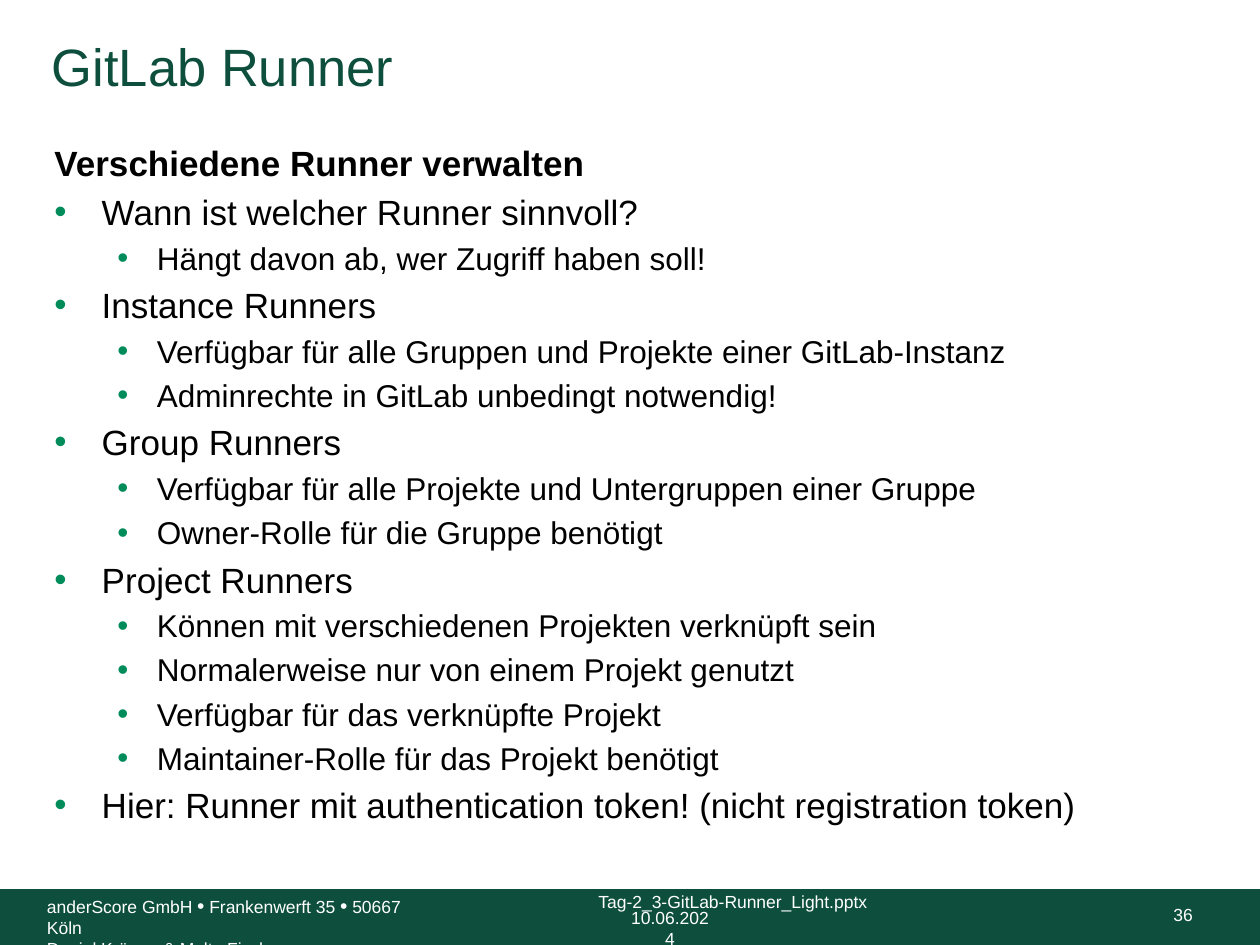
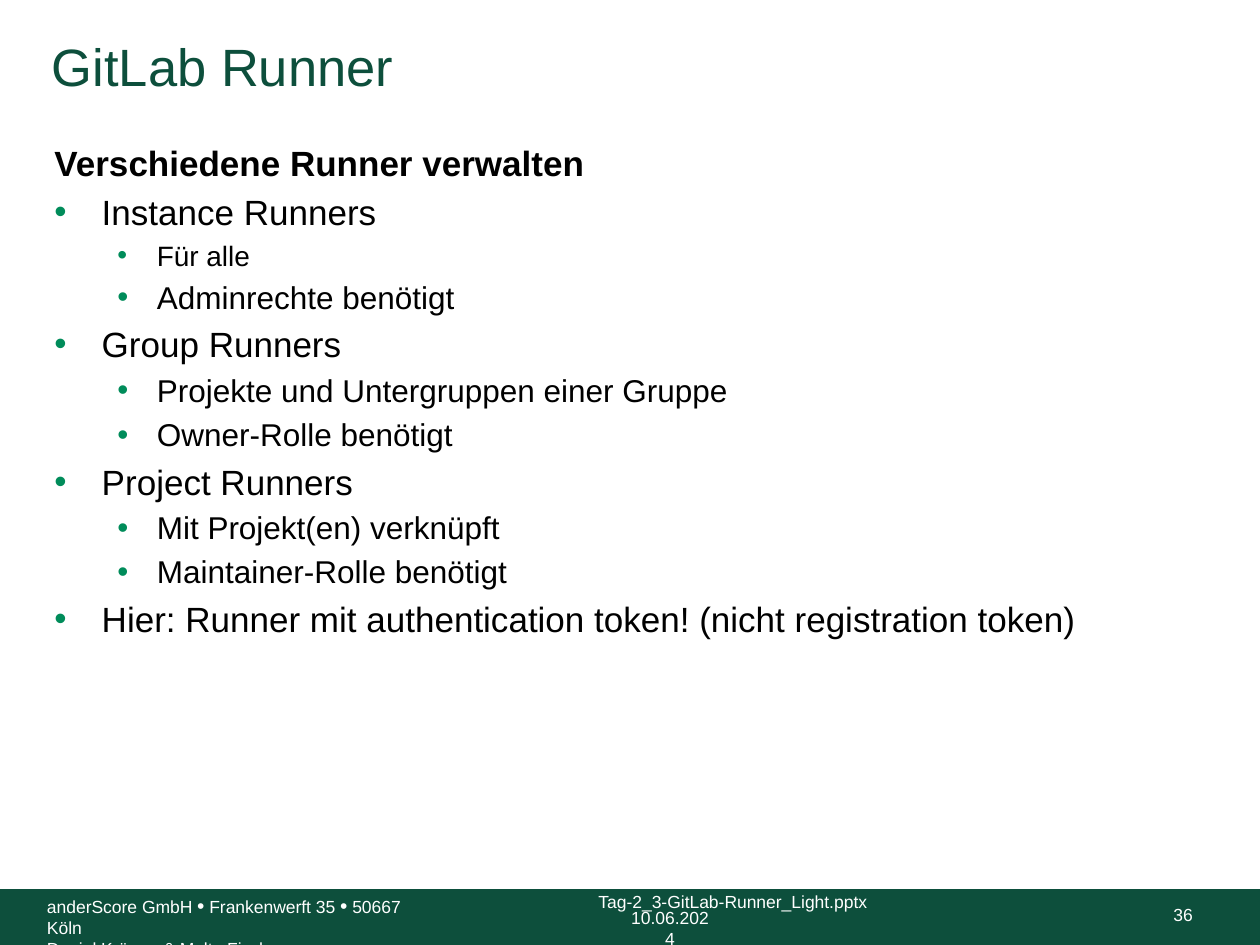
Before and after one commit to anderscore-gmbh/gitlab, a slide deck: slide 36 of slides/Tag-2_3-GitLab-Runner_Light.pptx. Drawn at 1260x945 pixels with LibreOffice and Linux fonts; fonts in the diff are those of the drawing; background and template pictures are left out. Boxes give left, top, right and bottom in pixels: in the first picture for what was removed or moved away, otherwise in the second. Text is boxed around its words. In the diff, an @@ line names an element or a change of style, - is before the commit and + after.

```diff
--- a/slides/Tag-2_3-GitLab-Runner_Light.pptx
+++ b/slides/Tag-2_3-GitLab-Runner_Light.pptx
@@ text at [102,199,706,276]: paragraphs removed @@
-• Wann ist welcher Runner sinnvoll?
-  • Hängt davon ab, wer Zugriff haben soll!
@@ text at [157,245,454,315]: text changed @@
-  • Verfügbar für alle Gruppen und Projekte einer GitLab-Instanz
-  • Adminrechte in GitLab unbedingt notwendig!
+  • Für alle
+  • Adminrechte benötigt
@@ text at [157,379,727,452]: text changed @@
-  • Verfügbar für alle Projekte und Untergruppen einer Gruppe
-  • Owner-Rolle für die Gruppe benötigt
+  • Projekte und Untergruppen einer Gruppe
+  • Owner-Rolle benötigt
@@ text at [157,516,507,589]: text changed @@
-  • Können mit verschiedenen Projekten verknüpft sein
-  • Normalerweise nur von einem Projekt genutzt
-  • Verfügbar für das verknüpfte Projekt
-  • Maintainer-Rolle für das Projekt benötigt
+  • Mit Projekt(en) verknüpft
+  • Maintainer-Rolle benötigt
```
Also in this commit, not shown: 67 other slides changed.
